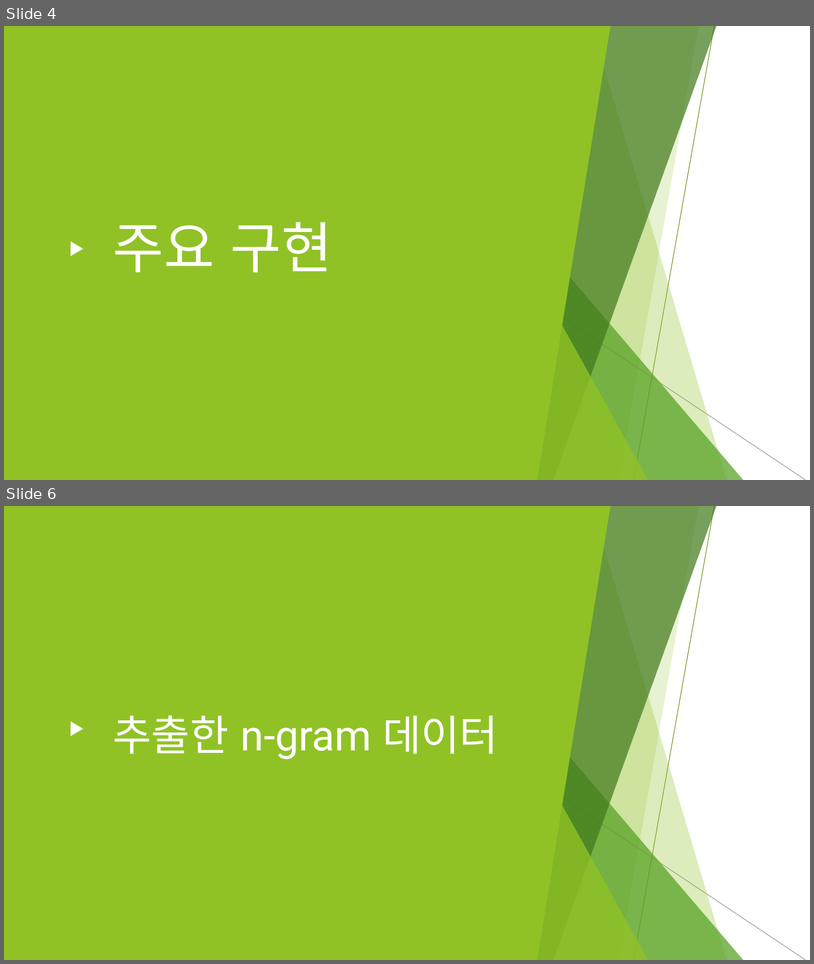
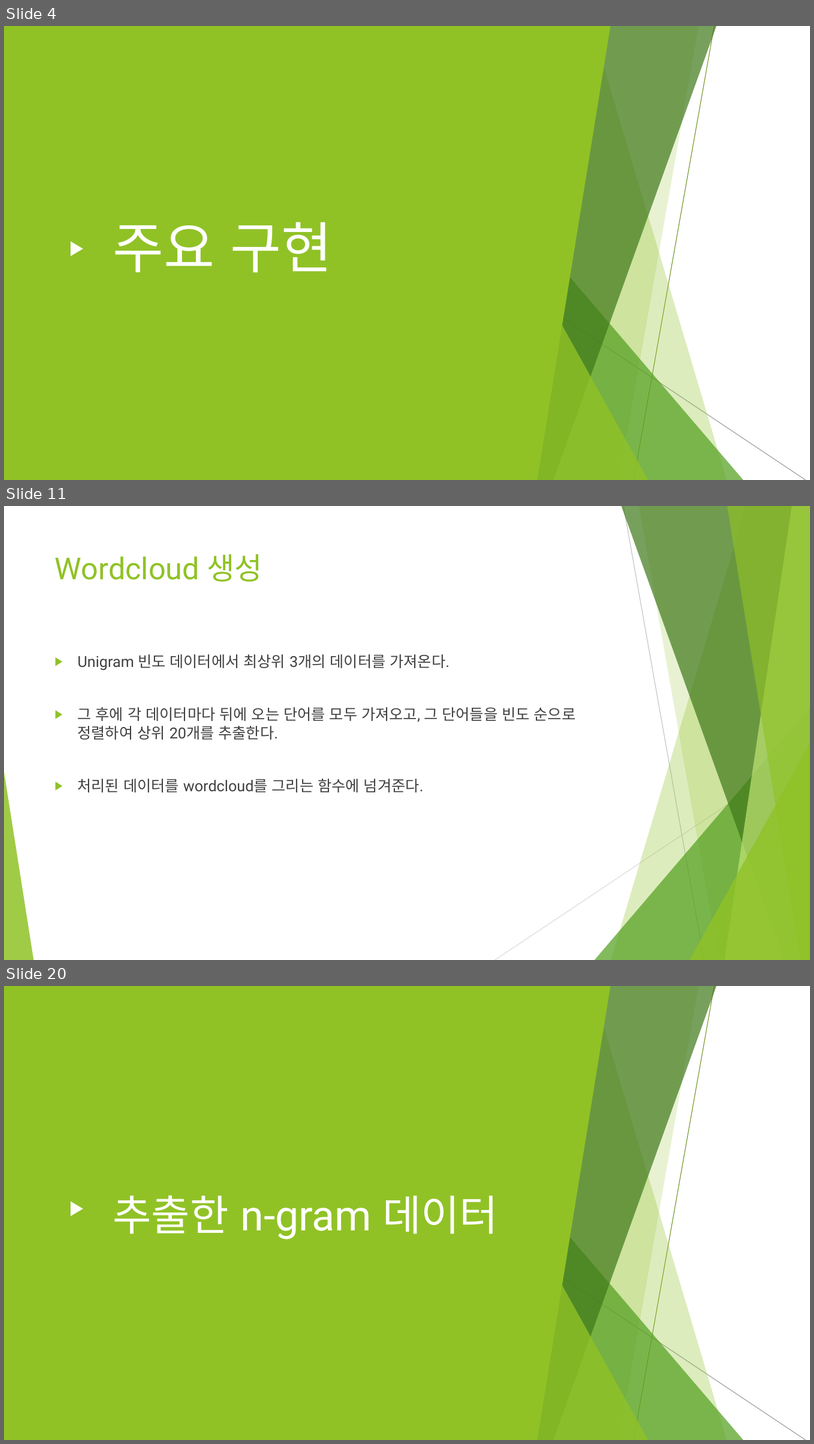
Before and after one commit to ghyeon0/BigData_Homework, a slide deck: HW4/HW4_renew/final_report.pptx. Shown one above the other, each under a label of ours: slides 4 and 6 before the commit, slides 4, 11 and 20 after it; the slides between them are not shown. The pictures are 814x964 and 814x1444 pixels, drawn with LibreOffice and Linux fonts; fonts in the diff are those of the drawing. Boxes give left, top, right and bottom in pixels: in the first picture for what was removed or moved away, otherwise in the second. Text is boxed around its words. In the diff, an @@ line names an element or a change of style, - is before the commit and + after.

```diff
--- a/HW4/HW4_renew/final_report.pptx
+++ b/HW4/HW4_renew/final_report.pptx
@@ slide 11 added at bbox=[4, 506, 810, 960], background #FFFFFF; not listed: 8 template elements that a slide beside it also shows @@
@@ line added from (624, 506) to (705, 960), #BFBFBF 0.75 pt @@
@@ title added at bbox=[55, 554, 263, 582], 36 pt, text #90C226 @@
+Wordcloud 생성
@@ text added at bbox=[78, 654, 576, 792], 18 pt, text #404040 @@
+▶ Unigram 빈도 데이터에서 최상위 3개의 데이터를 가져온다.
+▶ 그 후에 각 데이터마다 뒤에 오는 단어를 모두 가져오고, 그 단어들을 빈도 순으로 정렬하여 상위 20개를 추출한다.
+▶ 처리된 데이터를 wordcloud를 그리는 함수에 넘겨준다.
@@ line added from (810, 750) to (495, 960), #D9D9D9 0.75 pt @@
@@ what was slide 6 is now slide 20 @@
```
Also in this commit, not shown: 3 slides changed, 14 other slides added, 1 slide removed, 2 other files.
